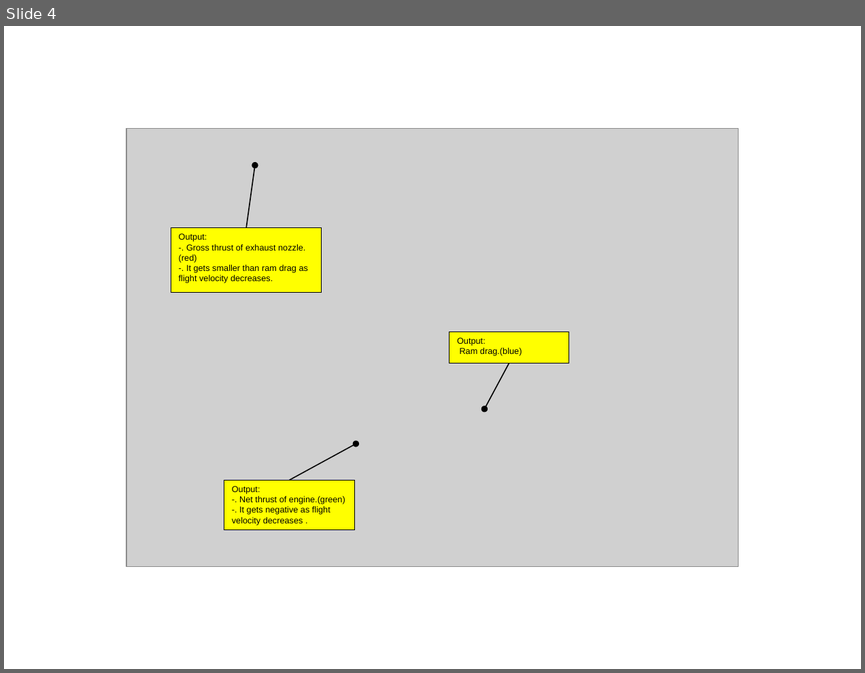
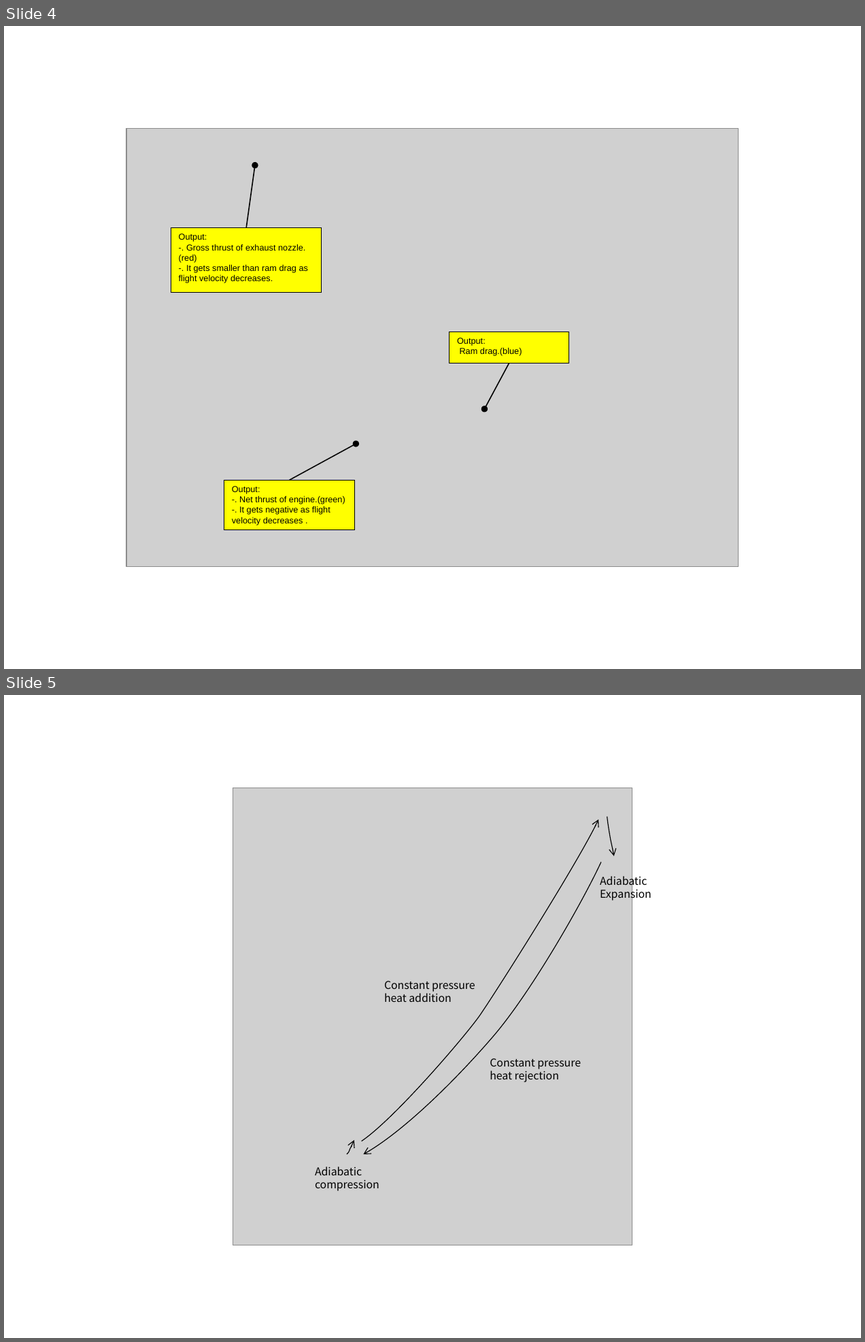
Before and after one commit to zeta-plusplus/PropulsionSystem, a slide deck: figs/makeFig.pptx. Shown one above the other, each under a label of ours: slide 4 before the commit, slides 4 and 5 after it. The pictures are 865x673 and 865x1342 pixels, drawn with LibreOffice and Linux fonts; fonts in the diff are those of the drawing; grey boxes stand for pictures. Boxes give left, top, right and bottom in pixels: in the first picture for what was removed or moved away, otherwise in the second. Text is boxed around its words. In the diff, an @@ line names an element or a change of style, - is before the commit and + after.

```diff
--- a/figs/makeFig.pptx
+++ b/figs/makeFig.pptx
@@ slide 5 added at (4, 695, 861, 1338), background #FFFFFF @@
@@ picture added at (232, 788, 632, 1244) @@
@@ freeform shape added at (607, 816, 615, 856), outline #000000 0.75 pt @@
@@ freeform shape added at (362, 819, 599, 1141), outline #000000 0.75 pt @@
@@ freeform shape added at (363, 862, 601, 1155), outline #000000 0.75 pt @@
@@ text added at (600, 874, 651, 901), 10 pt, text #000000 @@
+Adiabatic Expansion
@@ text added at (384, 981, 475, 1002), 10 pt, text #000000 @@
+Constant pressure heat addition
@@ text added at (490, 1058, 581, 1082), 10 pt, text #000000 @@
+Constant pressure heat rejection
@@ freeform shape added at (347, 1140, 355, 1154), outline #000000 0.75 pt @@
@@ text added at (315, 1166, 379, 1191), 10 pt, text #000000 @@
+Adiabatic compression
```
Also in this commit, not shown: 1 slide removed, 1 other file.
